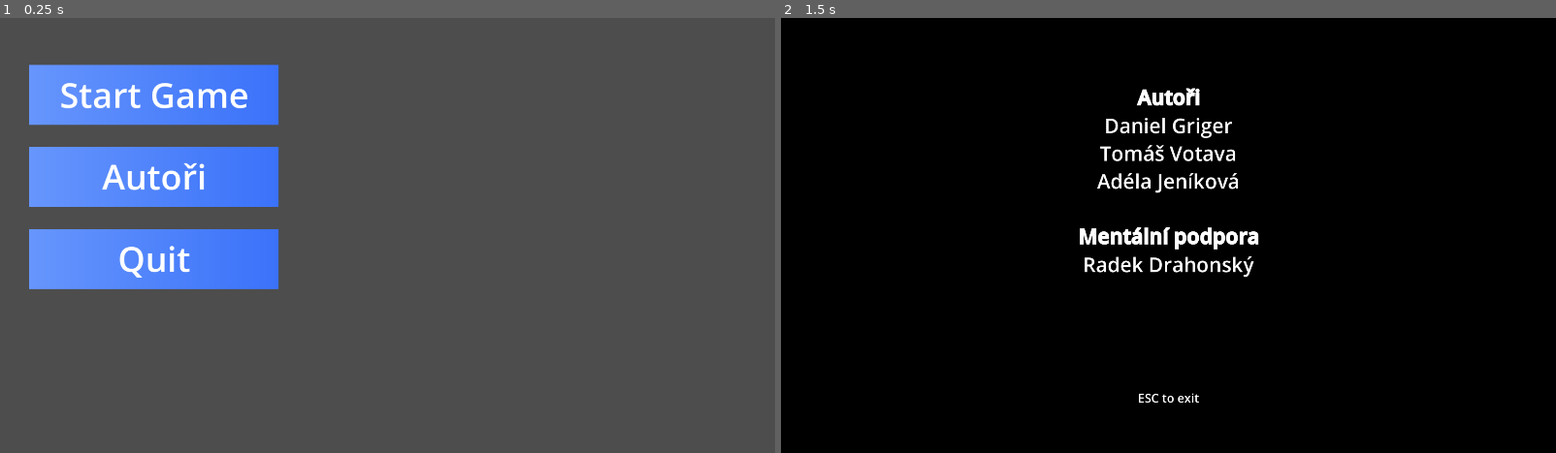
Above: before the commit, frames 1-2 (left to right).
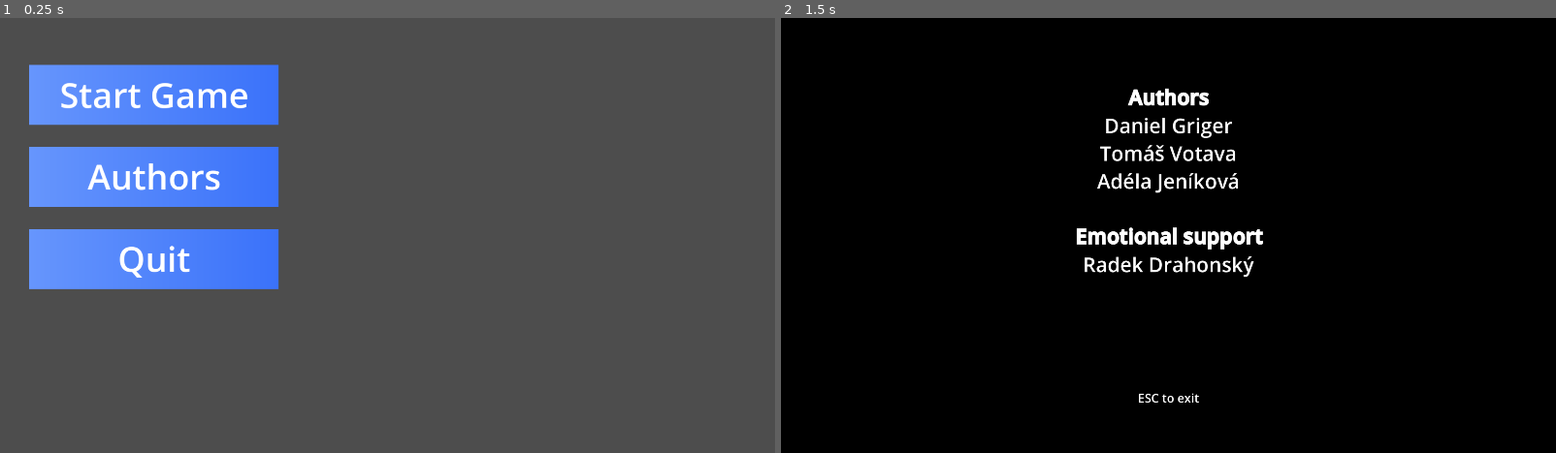
Above: after the commit, the same moments.

Repository: buficek7/GameJamBrno2024
Game: Godot game, scene res://scenes/Menu.tscn
Same seed, same stepped clock (60 frames per second), same inputs: the game is played once before the commit and once after it.
Inputs (mouse positions are in pixels of both pictures, inside the frame that each line leads up to):
- Up to frame 1 (0.25 s): no input
- Up to frame 2 (1.5 s): click "Autoři" (after the commit: "Authors") at 0.5 s; tap Enter at 1.25 s; move the mouse to (1339, 213) at 1.27 s; hold I (Inspect) from 1.28 s (still down)

The runs differ from the first frame. In frame 1, 0.5% of the frame differs, in the area x 11-29%, y 33-40%; in frame 2, 0.8%, in the area x 38-63%, y 16-54%.

Commit message:
credits and menu translation

Diff:
--- a/scenes/Credits.tscn
+++ b/scenes/Credits.tscn
@@ -25,12 +25,12 @@
 bbcode_enabled = true
 text = "[font_size=50]
 [center]
-[b]Autoři[/b]
+[b]Authors[/b]
 Daniel Griger
 Tomáš Votava
 Adéla Jeníková
 
-[b]Mentální podpora[/b]
+[b]Emotional support[/b]
 Radek Drahonský
 
 
--- a/scenes/Menu.tscn
+++ b/scenes/Menu.tscn
@@ -51,7 +51,7 @@
 layout_mode = 0
 offset_right = 621.0
 offset_bottom = 147.0
-text = "Autoři"
+text = "Authors"
 label_settings = SubResource("LabelSettings_vsnv0")
 horizontal_alignment = 1
 vertical_alignment = 1
--- a/scripts/Menu.gd
+++ b/scripts/Menu.gd
@@ -7,7 +7,7 @@
 	if screenSize == Vector2i(1920, 1080):
 		DisplayServer.window_set_mode(DisplayServer.WINDOW_MODE_EXCLUSIVE_FULLSCREEN)
 	else: if get_aspect_ratio(screenSize.x, screenSize.y) == Vector2i(16, 9):
-		print_debug("Wrong resolution, but right aspect")
+		print_debug("Wrong resolution, but right aspect ratio")
 		DisplayServer.window_set_mode(DisplayServer.WINDOW_MODE_EXCLUSIVE_FULLSCREEN)
 		var Ratio : float = float(screenSize.x) / 1920
 		get_tree().root.content_scale_factor = Ratio
